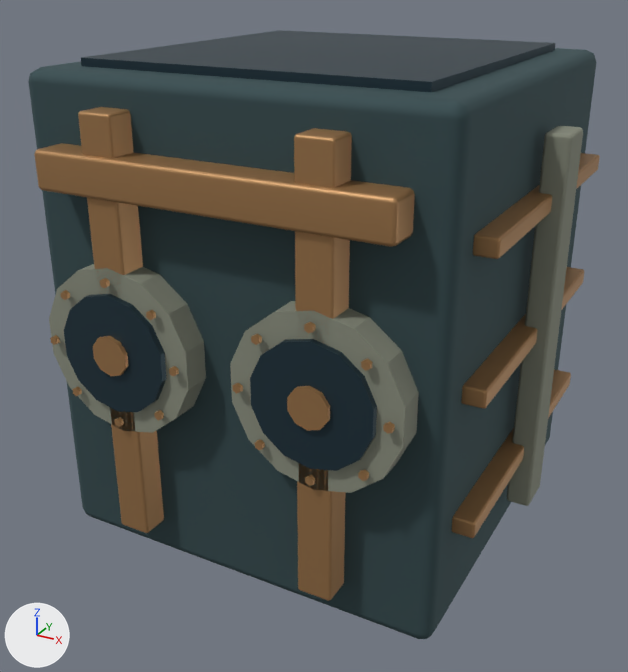
The glTF model godot/campaign/art/structures/pump-shaft-0.glb, before and after one commit.
Rendered twice from a camera (50 mm lens) standing at (0.826, -1.592, 1.172) and looking at (-0.018, -0.058, 0.405). Lighting does not change. The marker at lower left points along +X, +Y and +Z. The picture after the commit comes second. Where no turn or scale is listed for an object, it has been applied to the vertices. Vertices at exactly the same position are counted once.

In view in the first picture: 'pump_0', 'pump_1', 'pump_2', 'pump_3'.
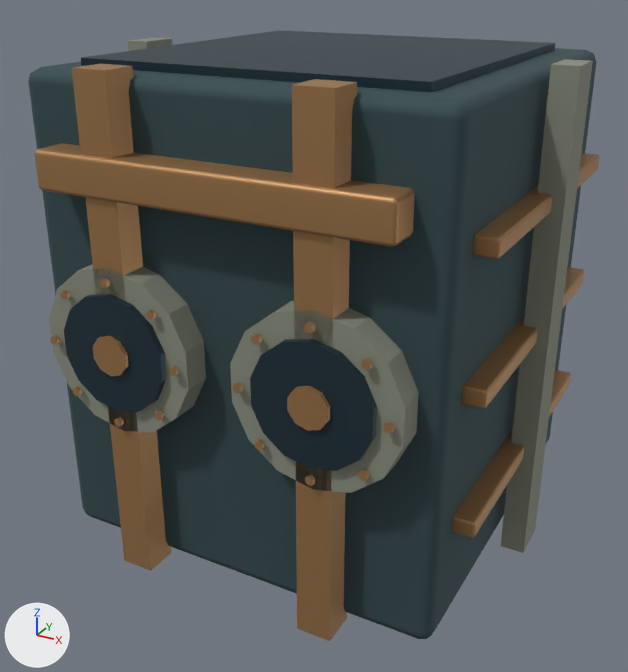
Changed parts and their boxes [x1, y1, x2, y2] in the pictures (628 x 672 px):
```json
{"object": "pump_3", "change": "reshaped", "before": [34, 107, 600, 601], "after": [34, 64, 600, 641], "on screen": "17% taller"}
{"object": "pump_1", "change": "reshaped", "before": [49, 126, 583, 506], "after": [49, 37, 593, 553]}
{"part": 1, "of": "me_cylinder", "change": "added", "after": [501, 59, 593, 553]}
{"part": 2, "of": "me_cylinder", "change": "built on", "after": [128, 37, 172, 51]}
{"part": 3, "of": "me_cylinder_002", "change": "added", "after": [72, 64, 171, 571], "on screen": "brown"}
{"part": 4, "of": "me_cylinder_002", "change": "added", "after": [292, 79, 357, 641], "on screen": "brown"}
```

The change, as JSON lines over the scene's bpy script:
```json
{"block": "me_cylinder", "where": "# used by ob_pump_1; location = (0.0, 0.0, 0.0)"}
{"op": "remove", "block": "me_cylinder", "code": "me_cylinder.from_pydata(...)  # 224 vertices, 424 faces; spans x -0.485..0.485, y -0.475..0.475, z 0.115..0.885"}
{"op": "add", "block": "me_cylinder", "code": "me_cylinder.from_pydata(...)  # 128 vertices, 232 faces; spans x -0.485..0.485, y -0.475..0.475, z 0.0..1.0"}
{"block": "me_cylinder", "change": "me_cylinder part 1: a new loose piece, a box spanning x 0.435..0.485, y -0.045..0.045, z 0.0..1.0, in mat_pump_1 (grey #8c9080)"}
{"block": "me_cylinder", "change": "me_cylinder part 2"}
{"block": "me_cylinder", "change": "54 vertices are removed from x -0.485..-0.435, y -0.045..0.045, z 0.115..0.885"}
{"block": "me_cylinder", "change": "108 faces are deleted"}
{"block": "me_cylinder", "change": "2 vertices move from x -0.482..-0.478, y 0.038..0.042, z 0.115..0.118 to x -0.485..-0.435, y -0.045..0.045, z 0.0"}
{"block": "me_cylinder", "change": "6 vertices are added at (-0.485, 0.045, 0.0), (-0.485, 0.045, 1.0), (-0.485, -0.045, 1.0), (-0.435, -0.045, 0.0), (-0.435, 0.045, 1.0), (-0.435, -0.045, 1.0)"}
{"block": "me_cylinder", "change": "12 new faces join them"}
{"block": "me_cylinder", "change": "other edits to the shape of me_cylinder do not show in these pictures"}
{"block": "me_cylinder_002", "where": "# used by ob_pump_3; location = (0.0, 0.0, 0.0)"}
{"op": "remove", "block": "me_cylinder_002", "code": "me_cylinder_002.from_pydata(...)  # 1024 vertices, 1864 faces; spans x -0.463..0.463, y -0.495..0.495, z 0.09..0.93"}
{"op": "add", "block": "me_cylinder_002", "code": "me_cylinder_002.from_pydata(...)  # 928 vertices, 1672 faces; spans x -0.463..0.463, y -0.495..0.495, z 0.0..1.0"}
{"block": "me_cylinder_002", "change": "me_cylinder_002 part 3: a new loose piece, a box spanning x -0.245..-0.175, y -0.475..-0.405, z 0.0..1.0, in mat_pump_3 (brown #af8558)"}
{"block": "me_cylinder_002", "change": "me_cylinder_002 part 4: a new loose piece, a box spanning x 0.175..0.245, y -0.475..-0.405, z 0.0..1.0, in mat_pump_3 (brown #af8558)"}
{"block": "me_cylinder_002", "change": "other edits to the shape of me_cylinder_002 do not show in these pictures"}
```
